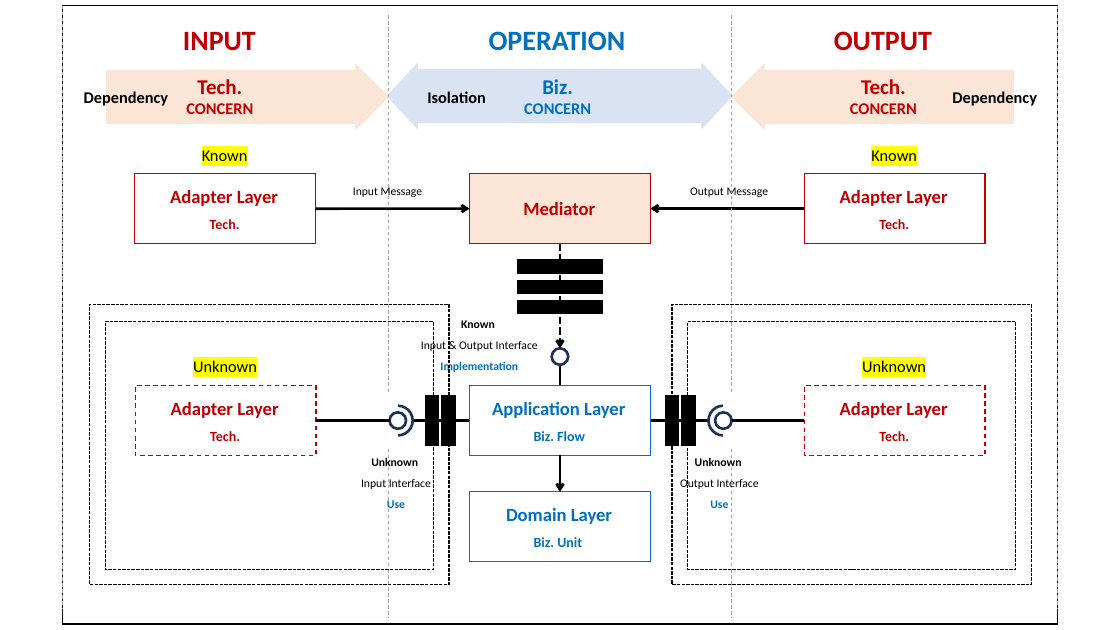
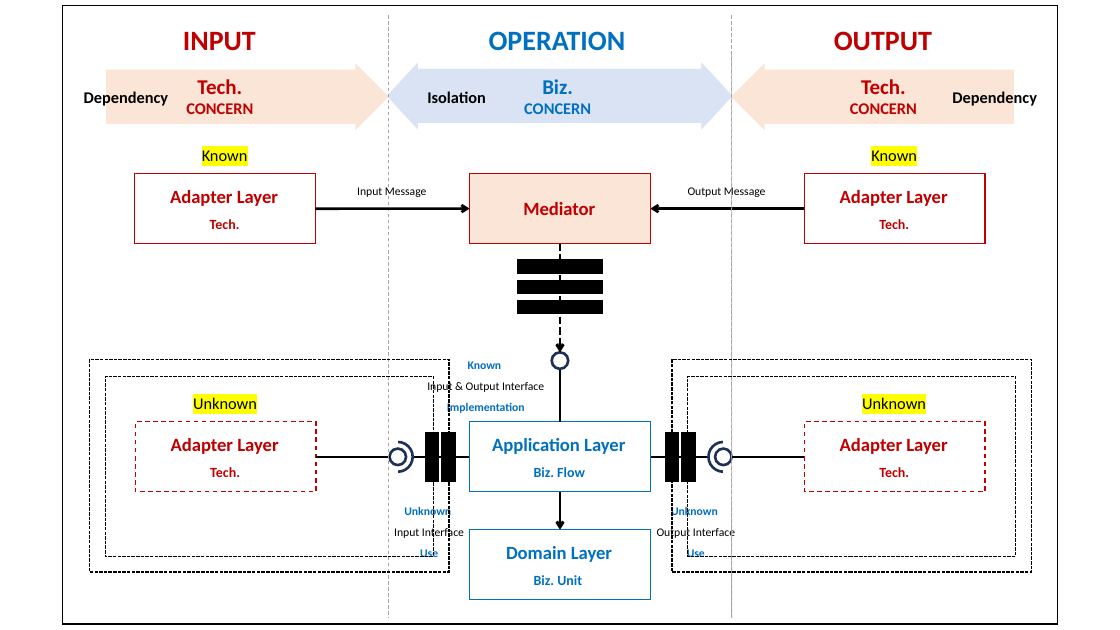
Before and after one commit to hhko/beyondcode, a slide deck: slide 18 of README.pptx (slide 17 before the commit). Drawn at 1120x630 pixels with LibreOffice and Linux fonts; fonts in the diff are those of the drawing. Boxes give left, top, right and bottom in pixels: in the first picture for what was removed or moved away, otherwise in the second. Text is boxed around its words. In the diff, an @@ line names an element or a change of style, - is before the commit and + after.

```diff
--- a/README.pptx
+++ b/README.pptx
@@ line removed from (62, 6) to (62, 608) @@
@@ line moved from (1058, 6) - (1058, 608) to (732, 55) - (732, 618) @@
@@ text "Input Message": place and size @@
-text "Input Message" at (353, 186, 423, 199)
+text "Input Message" at (357, 185, 427, 198)
@@ arrow moved from (560, 244) - (560, 349) to (560, 244) - (560, 353) @@
@@ text "Known": place and size @@
-text "Known" at (421, 320, 538, 373)
+text "Known" at (427, 361, 544, 414)
@@ ellipse: place and size @@
-ellipse at (552, 349, 569, 365)
+ellipse at (552, 353, 569, 370)
@@ rectangle: place and size @@
-rectangle at (90, 304, 450, 585)
+rectangle at (90, 360, 450, 572)
@@ rectangle: place and size @@
-rectangle at (105, 322, 434, 570)
+rectangle at (105, 376, 434, 556)
@@ text at (468, 361, 502, 369): text colour #000000 to #0070C0 in "Known" @@
@@ line moved from (560, 386) - (560, 365) to (560, 422) - (560, 369) @@
@@ rectangle: place and size @@
-rectangle at (672, 304, 1032, 585)
+rectangle at (672, 360, 1032, 572)
@@ rectangle: place and size @@
-rectangle at (688, 322, 1017, 570)
+rectangle at (688, 376, 1017, 556)
@@ 9 rectangles, 8 texts, 4 ellipses, 4 lines, 1 arrow: place and size @@
-9 rectangles, 8 texts, 4 ellipses, 4 lines, 1 arrow at (135, 360, 985, 492)
+9 rectangles, 8 texts, 4 ellipses, 4 lines, 1 arrow at (135, 397, 985, 530)
@@ text "Unknown": place and size @@
-text "Unknown" at (361, 457, 431, 512)
+text "Unknown" at (394, 506, 464, 557)
@@ text at (404, 506, 451, 518): text colour #000000 to #0070C0 in "Unknown" @@
@@ text "Unknown": place and size @@
-text "Unknown" at (680, 457, 759, 508)
+text "Unknown" at (657, 505, 735, 557)
@@ text at (671, 505, 718, 518): text colour #000000 to #0070C0 in "Unknown" @@
@@ 2 texts, 1 rectangle: place and size @@
-2 texts, 1 rectangle at (470, 492, 650, 562)
+2 texts, 1 rectangle at (470, 530, 650, 600)
```
Also in this commit, not shown: 17 other slides changed, 1 slide added, 20 other files.
